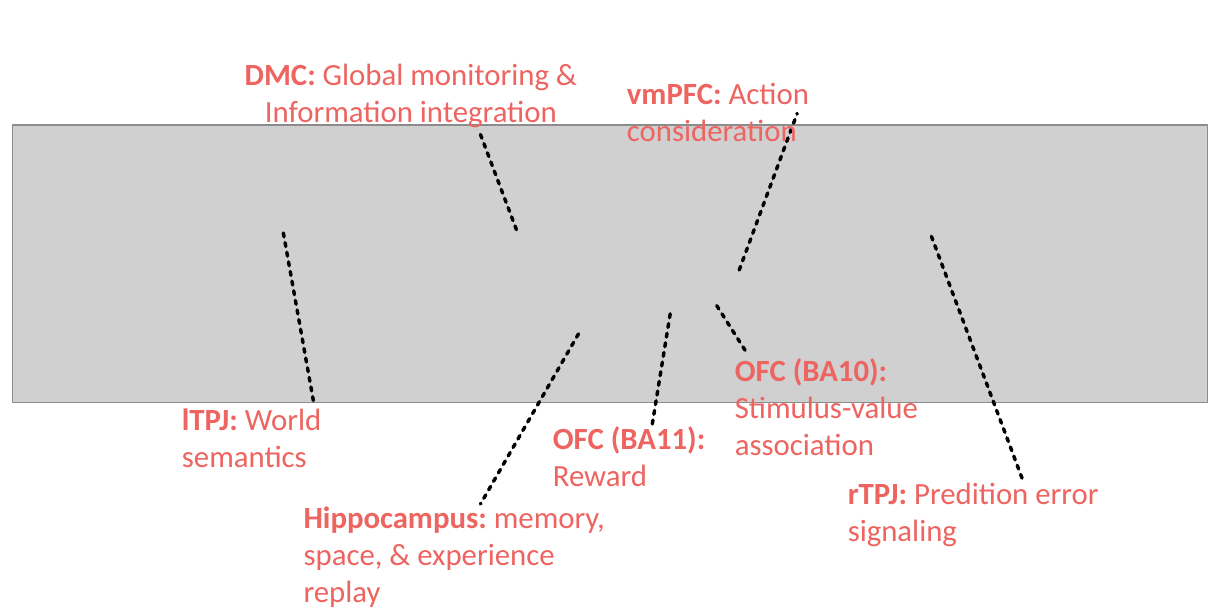
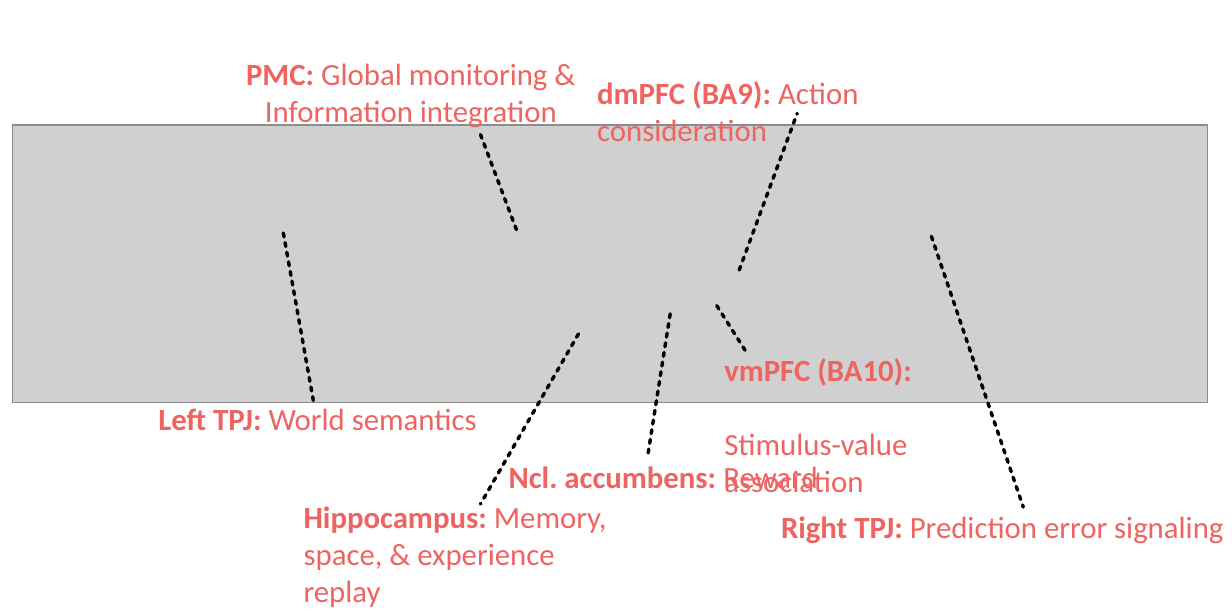
Before and after one commit to banilo/darkcontrol, a slide deck: slide 1 of paper/neurobiological_overview_DMN.odp. Drawn at 1232x616 pixels with LibreOffice and Linux fonts; fonts in the diff are those of the drawing; grey boxes stand for pictures. Boxes give left, top, right and bottom in pixels: in the first picture for what was removed or moved away, otherwise in the second. Text is boxed around its words. In the diff, an @@ line names an element or a change of style, - is before the commit and + after.

```diff
--- a/paper/neurobiological_overview_DMN.odp
+++ b/paper/neurobiological_overview_DMN.odp
@@ text at (246,63,548,91): text changed @@
-DMC: Global monitoring &
+PMC: Global monitoring &
@@ text at (597,81,858,141): text changed @@
-vmPFC: Action consideration
+dmPFC (BA9): Action consideration
@@ line moved from (931, 237) - (1023, 479) to (931, 237) - (1024, 508) @@
@@ line moved from (670, 314) - (652, 425) to (670, 314) - (648, 453) @@
@@ text "vmPFC (BA10): Stimulus-value": place and size @@
-text "vmPFC (BA10): Stimulus-value" at (735,358,918,455)
+text "vmPFC (BA10): Stimulus-value" at (724,358,911,492)
@@ text at (724,358,911,455): text changed @@
-OFC (BA10):
-Stimulus-value
+vmPFC (BA10):
+Stimulus-value
@@ text at (158,408,477,430): text changed @@
-lTPJ: World semantics
+Left TPJ: World semantics
@@ text at (509,466,817,492): text changed @@
-OFC (BA11):
-Reward
+Ncl. accumbens: Reward
@@ text at (304,503,607,607): text changed @@
-Hippocampus: memory,
-space, & experience replay
+Hippocampus: Memory,
+space, & experience replay
@@ text at (781,516,1223,544): text changed @@
-rTPJ: Predition error signaling
+Right TPJ: Prediction error signaling
```
Also in this commit, not shown: 1 other file.
